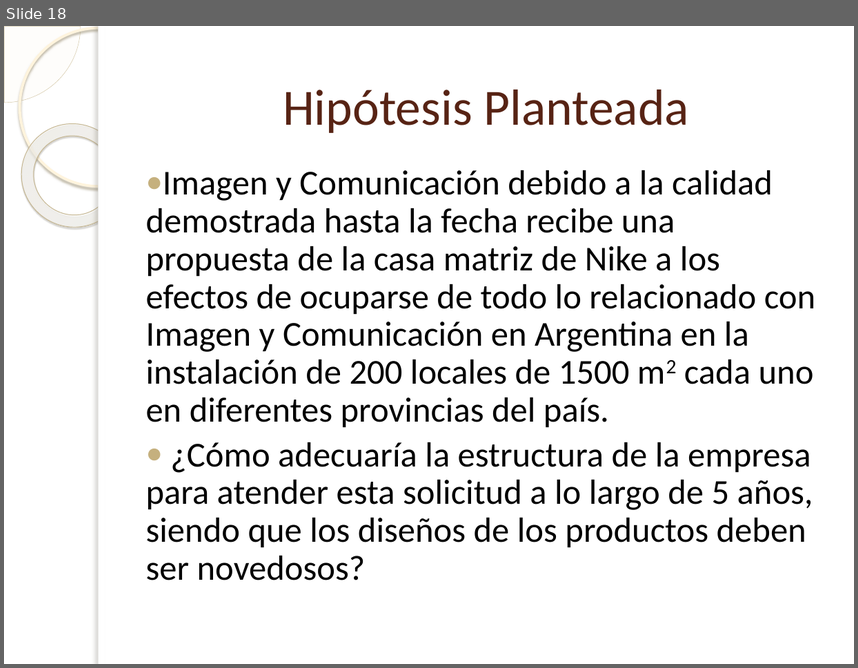
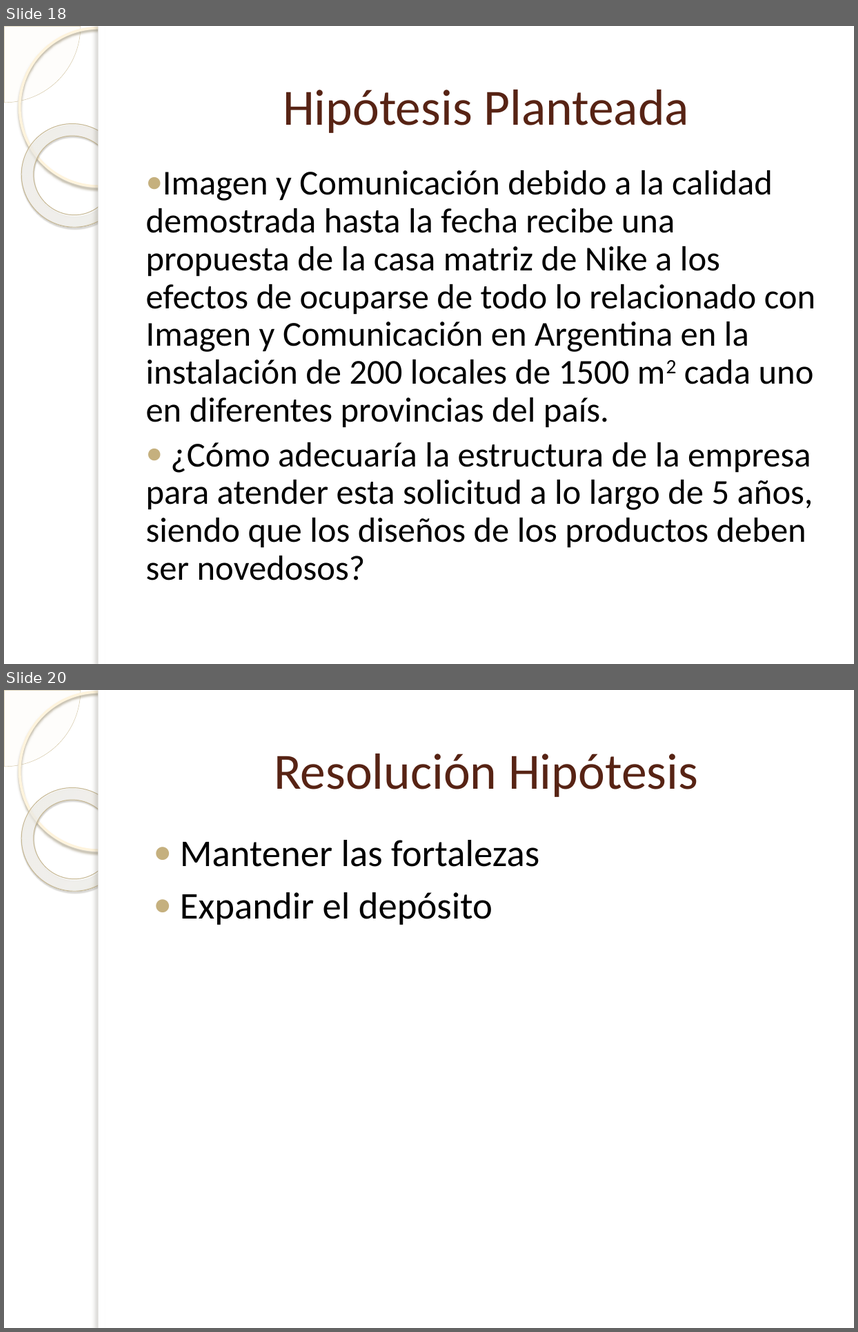
Before and after one commit to Bloodclot24/empresitas, a slide deck: Presentacion/Presentacion.pptx. Shown one above the other, each under a label of ours: slide 18 before the commit, slides 18 and 20 after it; the slides between them are not shown. The pictures are 858x668 and 858x1332 pixels, drawn with LibreOffice and Linux fonts; fonts in the diff are those of the drawing; background and template pictures are left out. Boxes give left, top, right and bottom in pixels: in the first picture for what was removed or moved away, otherwise in the second. Text is boxed around its words. In the diff, an @@ line names an element or a change of style, - is before the commit and + after.

```diff
--- a/Presentacion/Presentacion.pptx
+++ b/Presentacion/Presentacion.pptx
@@ slide 20 added at [4,690,854,1328], background picture (left out); not listed: 5 template elements that a slide beside it also shows @@
@@ title added at [274,753,698,797], 43 pt, text #572314 @@
+Resolución Hipótesis
@@ text added at [180,840,539,925], 32 pt, text #000000 @@
+● Mantener las fortalezas
+● Expandir el depósito
```
Also in this commit, not shown: 3 slides changed, 7 other slides added, 1 slide removed, 5 other files.
